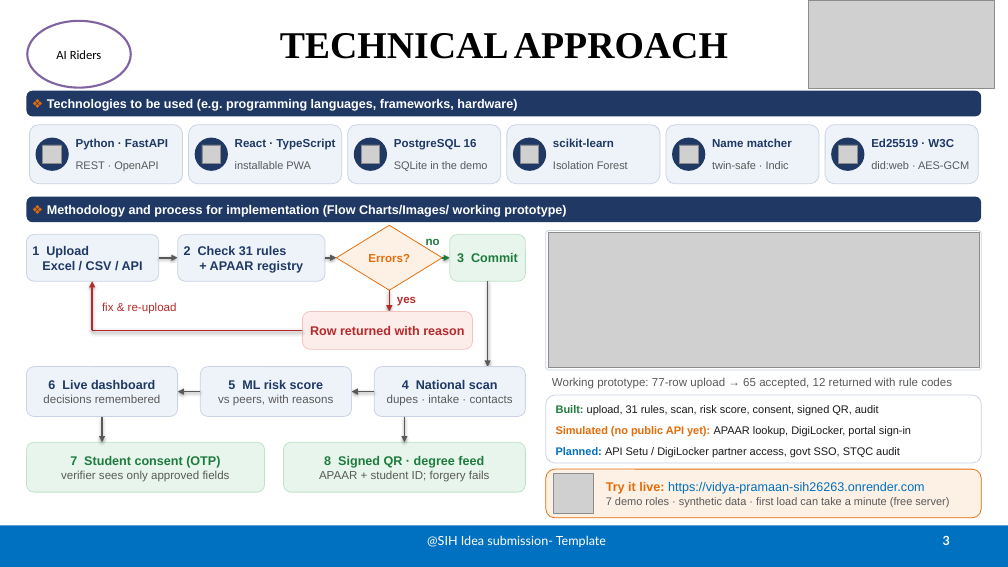
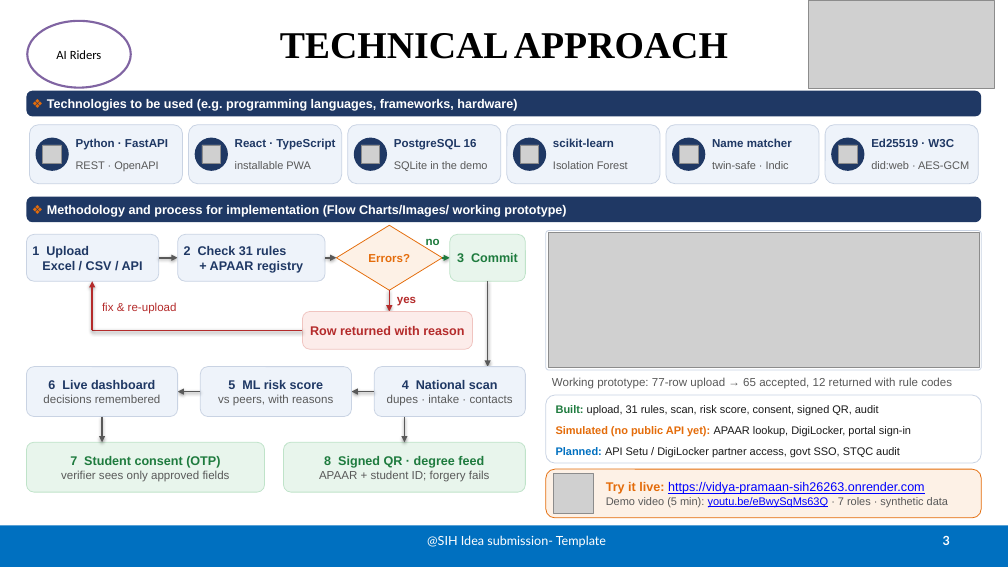
Before and after one commit to Pulkitkh/VidyaPramaan, a slide deck: slide 3 of ppt/SIH26263_AI_Riders_Idea.pptx. Drawn at 1008x567 pixels with LibreOffice and Linux fonts; fonts in the diff are those of the drawing; grey boxes stand for pictures. Boxes give left, top, right and bottom in pixels: in the first picture for what was removed or moved away, otherwise in the second. Text is boxed around its words. In the diff, an @@ line names an element or a change of style, - is before the commit and + after.

Commit message:
Link the demo video from the deck, README and sign-in page
Slide 6 gets a third QR (demo video) beside the prototype and the code;
slides 1 and 3 carry the link; every URL in the deck is clickable.

```diff
--- a/ppt/SIH26263_AI_Riders_Idea.pptx
+++ b/ppt/SIH26263_AI_Riders_Idea.pptx
@@ text at [606, 497, 948, 507]: text changed @@
-7 demo roles · synthetic data · first load can take a minute (free server)
+Demo video (5 min): youtu.be/eBwySqMs63Q · 7 roles · synthetic data
@@ text at [606, 482, 925, 494]: text colour #0070C0 to #0000FF, underline on in "https://vidya-pramaan-sih26263.onrender.com" @@
```
Also in this commit, not shown: 2 other slides changed, 7 other files.
